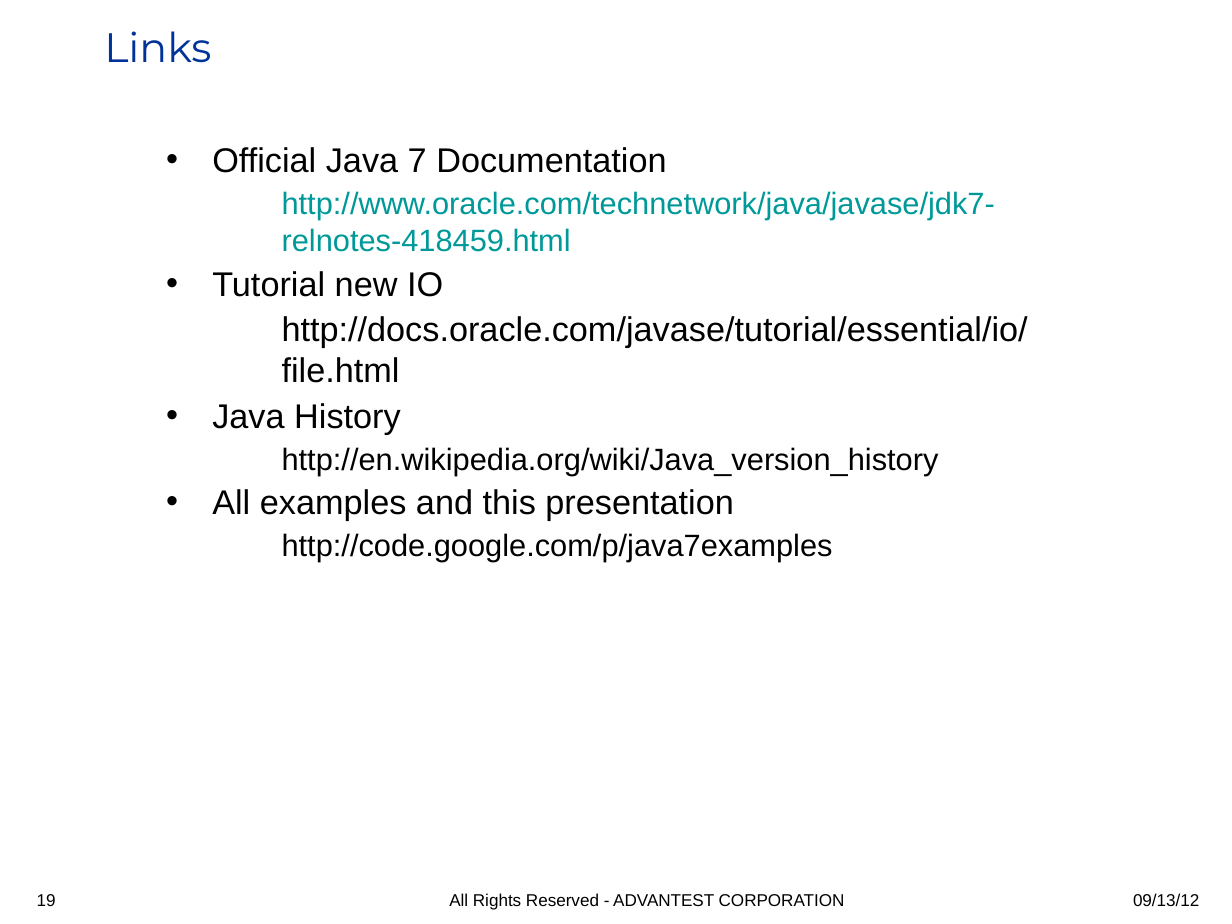
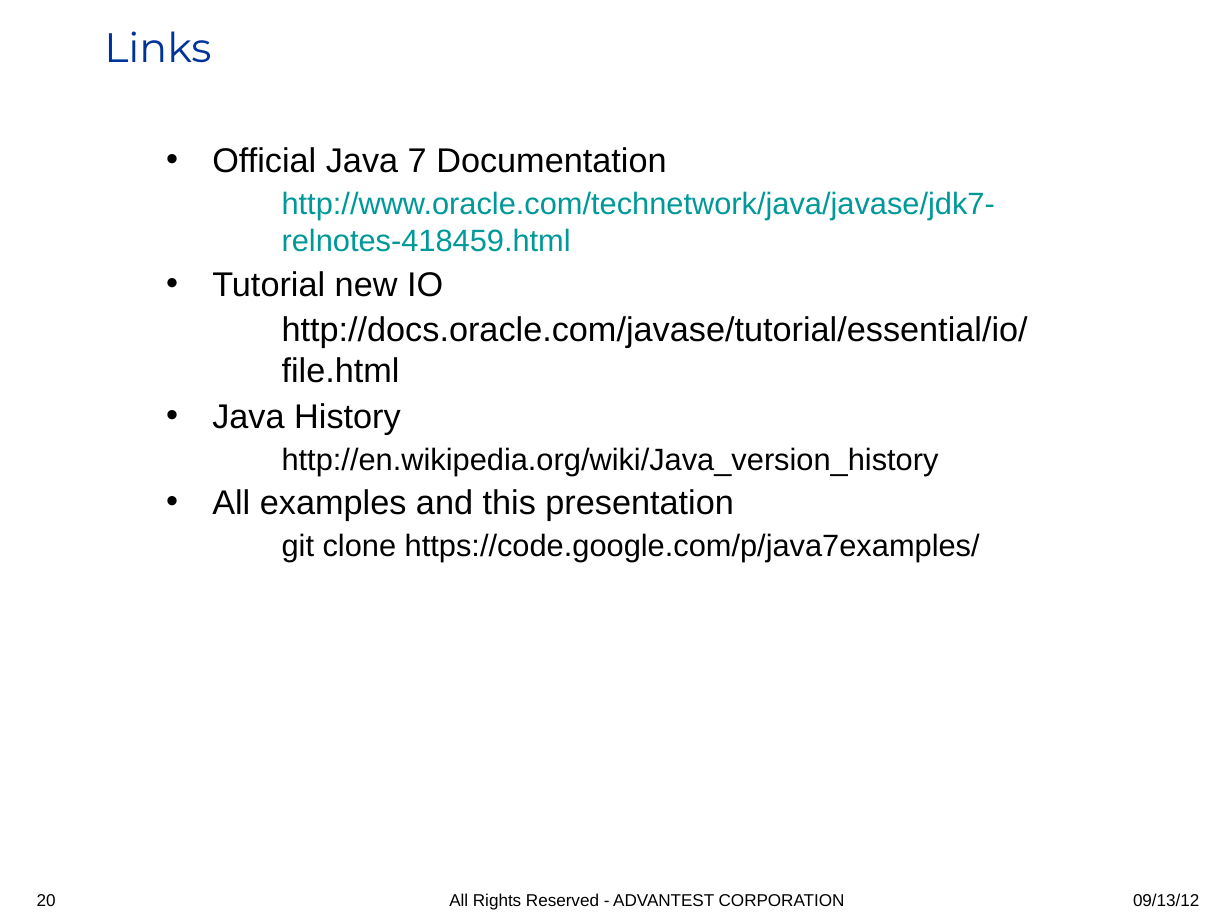
Before and after one commit to iloveeclipse/java7examples, a slide deck: slide 20 of doc/Java7_highlights.ppt (slide 19 before the commit). Drawn at 1232x924 pixels with LibreOffice and Linux fonts; fonts in the diff are those of the drawing; background and template pictures are left out. Boxes give left, top, right and bottom in pixels: in the first picture for what was removed or moved away, otherwise in the second. Text is boxed around its words. In the diff, an @@ line names an element or a change of style, - is before the commit and + after.

```diff
--- a/doc/Java7_highlights.ppt
+++ b/doc/Java7_highlights.ppt
@@ text at [282, 533, 980, 562]: text changed @@
-    http://code.google.com/p/java7examples
+    git clone https://code.google.com/p/java7examples/
@@ page number at [37, 894, 56, 906]: text changed @@
-19
+20
```
Also in this commit, not shown: 5 other slides changed, 2 slides added, 1 slide removed, 1 other file.
